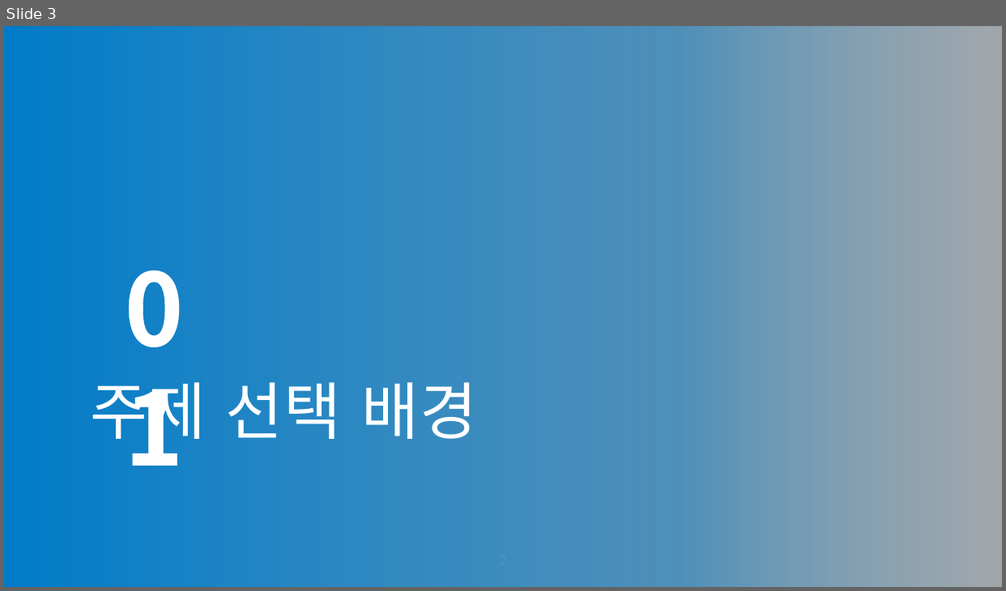
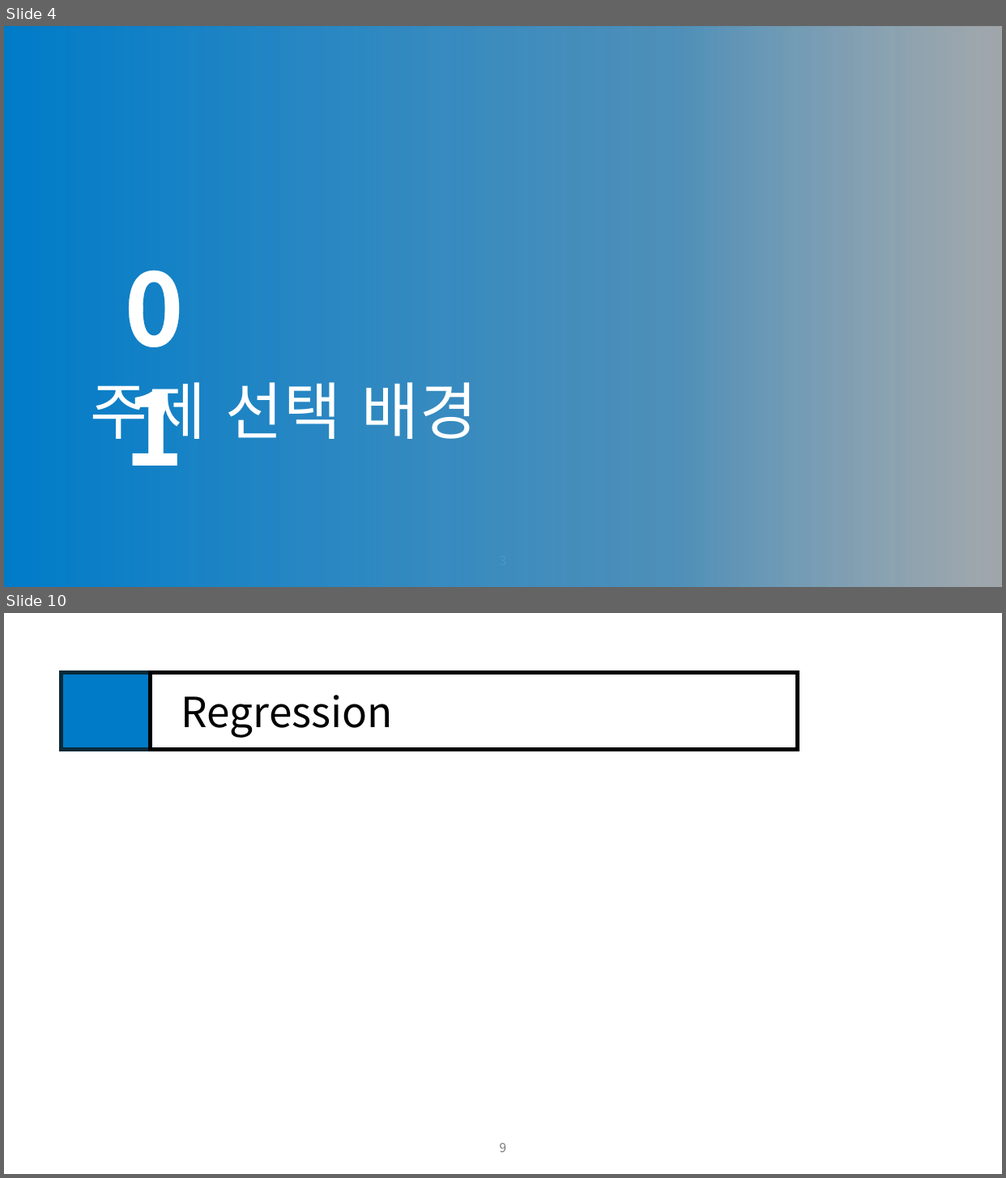
Before and after one commit to naisksh32/2nd_TechSeminar, a slide deck: PPT/진짜 준비자료.pptx. Shown one above the other, each under a label of ours: slide 3 before the commit, slides 4 and 10 after it; the slides between them are not shown. The pictures are 1006x591 and 1006x1178 pixels, drawn with LibreOffice and Linux fonts; fonts in the diff are those of the drawing; background and template pictures are left out; a plain dark background stands for a picture behind light text. Boxes give left, top, right and bottom in pixels: in the first picture for what was removed or moved away, otherwise in the second. Text is boxed around its words. In the diff, an @@ line names an element or a change of style, - is before the commit and + after.

```diff
--- a/PPT/진짜 준비자료.pptx
+++ b/PPT/진짜 준비자료.pptx
@@ slide 10 added at (4,613,1002,1174), background #FFFFFF @@
@@ rectangle added at (61,673,151,749), fill #007BC8, outline #092A39 4 pt @@
@@ rectangle added at (151,673,799,749), fill #FFFFFF, outline #000000 4 pt, 40 pt, text #000000 @@
+Regression
@@ page number added at (500,1143,507,1152), 12 pt, text #797979 @@
+9
@@ what was slide 3 is now slide 4 @@
```
Also in this commit, not shown: 2 slides changed, 24 other slides added, 4 slides removed, 45 other files.
